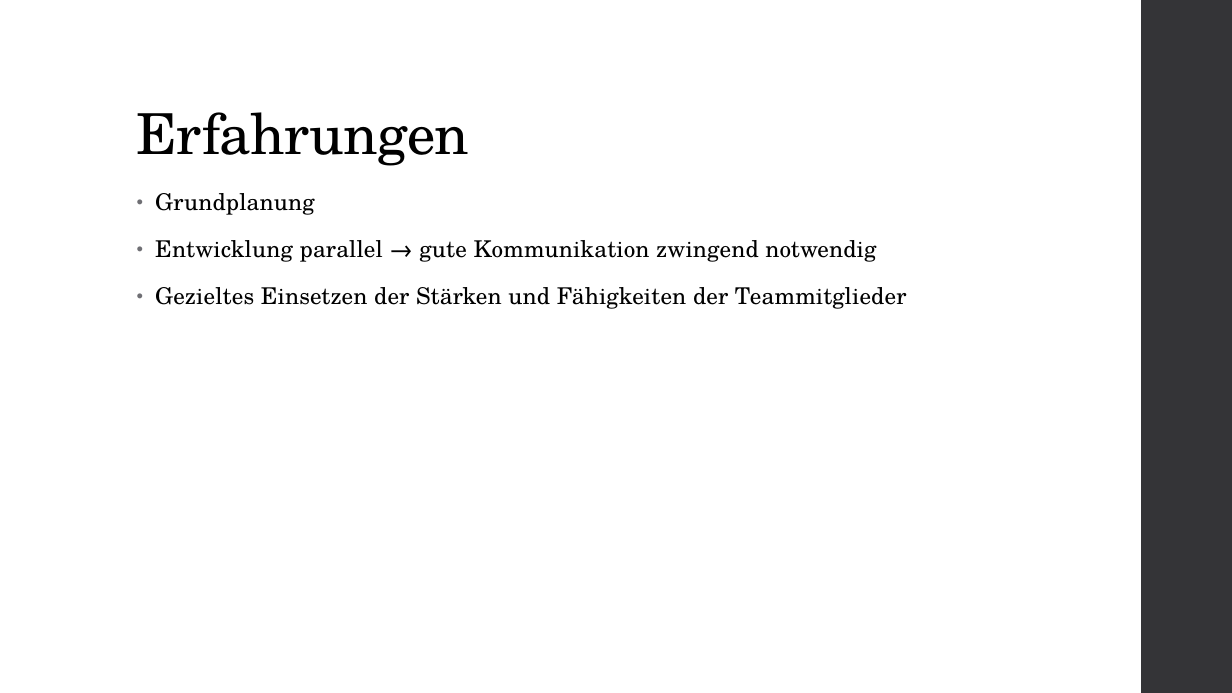
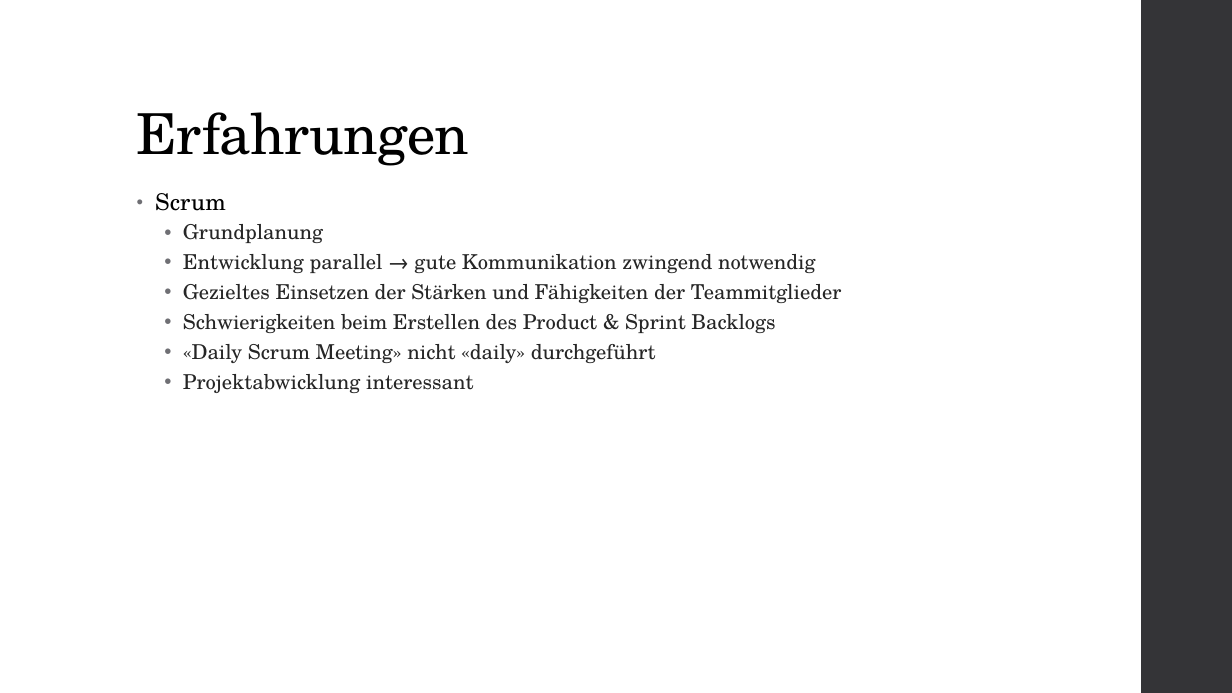
Before and after one commit to SWEHashiSG/hashi, a slide deck: slide 10 of documentation/Präsentation_Hashi_TeamSG.pptx. Drawn at 1232x693 pixels with LibreOffice and Linux fonts; fonts in the diff are those of the drawing. Boxes give left, top, right and bottom in pixels: in the first picture for what was removed or moved away, otherwise in the second. Text is boxed around its words. In the diff, an @@ line names an element or a change of style, - is before the commit and + after.

```diff
--- a/documentation/Präsentation_Hashi_TeamSG.pptx
+++ b/documentation/Präsentation_Hashi_TeamSG.pptx
@@ text at (155, 193, 226, 211): paragraph added @@
+• Scrum
@@ text at (183, 224, 842, 303): size 18 to 16 pt, text colour #000000 to #262626, letter spacing 0.1 to 0 pt in "Grundplanung", "Entwicklung parallel → gute Kommunikation zwingend notwendig", "Gezieltes Einsetzen der Stärken und Fähigkeiten der ..."; list level 1 to 2 in "Grundplanung"; line spacing 0.95 to 0.9; list level 1 to 2 in "Entwicklung parallel → gute Kommunikation ..."; list level 1 to 2 in "Gezieltes Einsetzen der Stärken und ..." @@
@@ text at (183, 314, 775, 393): paragraphs added @@
+  • Schwierigkeiten beim Erstellen des Product & Sprint Backlogs
+  • «Daily Scrum Meeting» nicht «daily» durchgeführt
+  • Projektabwicklung interessant
```
Also in this commit, not shown: 5 other slides changed, 1 slide added.
